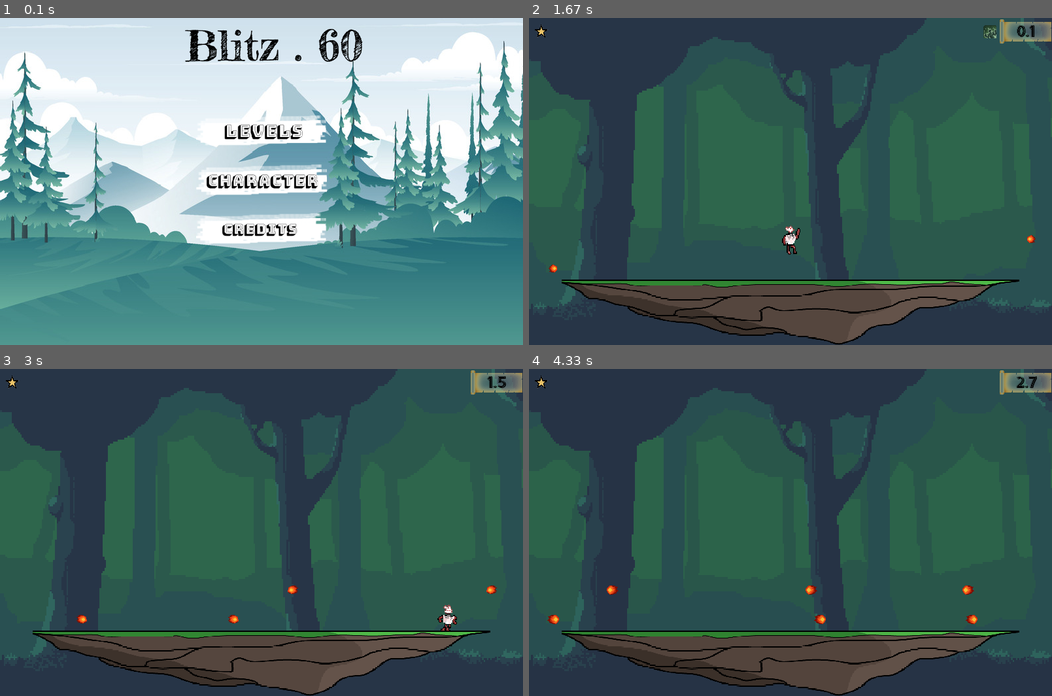
Above: before the commit, frames 1-4 (two rows, left to right).
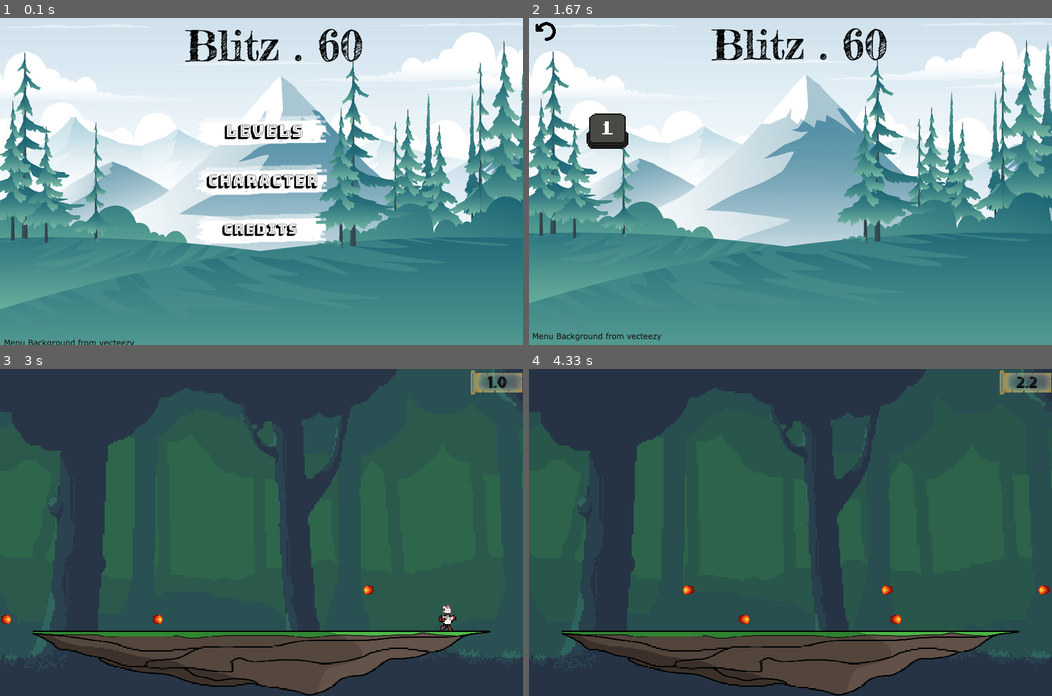
Above: after the commit, the same moments.

Repository: Glowecco/pygame-DodgeTheBeat
Game: pygame game, started from engine.py
Same seed, same stepped clock (60 frames per second), same inputs: the game is played once before the commit and once after it.
Inputs (mouse positions are in pixels of both pictures, inside the frame that each line leads up to):
- Up to frame 1 (0.1 s): no input
- Up to frame 2 (1.67 s): press the mouse at (769, 194) at 0.37 s; move the mouse to (863, 184) at 0.47 s; release the mouse at (957, 171) at 0.6 s; click (753, 194) at 0.8 s; press the mouse at (544, 31) at 1.1 s; move the mouse to (607, 73) at 1.2 s; move the mouse to (664, 116) at 1.3 s; release the mouse at (664, 116) at 1.33 s; press the mouse at (790, 129) at 1.5 s; move the mouse to (738, 129) at 1.6 s
- Up to frame 3 (3 s): release the mouse at (151, 480) at 1.73 s; press the mouse at (78, 480) at 1.9 s; move the mouse to (162, 565) at 2 s; release the mouse at (251, 650) at 2.13 s; hold X 2.27-2.73 s; hold Right 2.27-2.73 s; move the mouse to (313, 601) at 2.3 s; hold Right from 2.77 s (still down); move the mouse to (366, 437) at 2.8 s; tap X at 2.83 s
- Up to frame 4 (4.33 s): tap X at 3.13, 3.33, 3.67, 3.97 s; release Right at 3.23 s; hold Up 3.27-3.57 s; move the mouse to (664, 545) at 3.3 s; hold Right 3.6-4.07 s; move the mouse to (848, 437) at 3.63 s

The runs differ from the first frame. In frame 1, 0.2% of the frame differs, in the area x 0-26%, y 98-100%; in frame 2, 100%, in the area x 0-100%, y 0-100%; in frame 3, 0.5%; in frame 4, 0.6%.

Commit message:
complete game, level 1

Diff:
--- a/Class_obstacles.py
+++ b/Class_obstacles.py
@@ -187,7 +187,7 @@
         self.image_fireball = self.fireball[int(self.fireballCostume_Index)]
         self.image_fireball_flipped = pygame.transform.flip(self.image_fireball, True, False)
 
-        if self.timer_precise <=16:
+        if self.timer <16 or 28 < self.timer < 44:
             self.fireballCostume_Index += self.animationSpeed_1
             if self.fireballCostume_Index >= 7.6:
                 self.animationSpeed_1 = - 0.3
--- a/Class_player.py
+++ b/Class_player.py
@@ -87,7 +87,7 @@
         if self.rect.bottom >600:
             self.ALIVE = False
 
-    def movements(self):
+    def movements(self,skill_selection):
         keys = pygame.key.get_pressed()
         #jump
         if keys[pygame.K_UP] and 420 > self.rect.bottom >= 400 and 740>self.rect.x>33:
@@ -104,22 +104,25 @@
         else:
             self.running = False
         #skill
-        if keys[pygame.K_x] and self.on_cooldown == False:
-            self.pressed_time = int(pygame.time.get_ticks()/100)
-            self.on_cooldown = True
-            self.x_vel = 10
-            self.gravity -= 3
+        if skill_selection == 1:
+            if keys[pygame.K_x] and self.on_cooldown == False:
+                self.pressed_time = int(pygame.time.get_ticks()/100)
+                self.on_cooldown = True
+                self.x_vel = 10
+                self.gravity -= 3
+                Player.dash_on = False
+            if self.x_vel > 4:
+                self.x_vel -= 0.15
+            elif self.x_vel <4:
+                self.x_vel = 4
+            #skill cooldown (5 seconds)
+            if (self.pressed_time+50) == (int(pygame.time.get_ticks()/100)):
+                self.on_cooldown = False
+                Player.dash_on = True
+        elif skill_selection ==0:
             Player.dash_on = False
-        if self.x_vel > 4:
-            self.x_vel -= 0.15
-        elif self.x_vel <4:
-            self.x_vel = 4
-        #skill cooldown (5 seconds)
-        if (self.pressed_time+50) == (int(pygame.time.get_ticks()/100)):
-            self.on_cooldown = False
-            Player.dash_on = True
 
-    def update(self):
-        self.movements()
+    def update(self, skill_selection):
+        self.movements(skill_selection)
         self.physicsLogic()
         self.animation()
--- a/engine.py
+++ b/engine.py
@@ -1,12 +1,164 @@
 import pygame
+import webbrowser as wb
 from sys import exit
-
 from game import level1 #importing levels from "game.py"
+
+#Global
+winner = "cache"
+goBack_Button_coords = (25,45)
+total_coins = 0
+coin_coords = (750,10)
+skill_selection = 0
+
+#Character setting screen
+def characterSetting(screen):
+    global total_coins, skill_selection
+    goBack_show = "Dim"
+    right_arrow_show = "Dim"
+    left_arrow_show = "Dim"
+    right_arrow_mini_show = "Dim"
+    left_arrow_mini_show = "Dim"
+    #images
+    shopScreen = pygame.image.load('images_background/5.png').convert()
+    shopScreen = pygame.transform.scale(shopScreen, (800, 500))
+    goBack_button = pygame.image.load('images_buttons/goBackBut.png').convert_alpha()
+    goBack_button = pygame.transform.scale(goBack_button, (50, 50))
+    goBack_button_select = pygame.image.load('images_buttons/goBackBut_select.png').convert_alpha()
+    goBack_button_select = pygame.transform.scale(goBack_button_select, (50, 50))
+    coin_icon = pygame.image.load('images_icons/coinIcon.png').convert_alpha()
+    coin_icon = pygame.transform.scale(coin_icon, (50, 50))
+    rabbit_choice = pygame.image.load('images_player/playerRun/rabbit run -1.png').convert_alpha()
+    rabbit_choice = pygame.transform.scale(rabbit_choice, (120, 174))
+    left_arrow = pygame.image.load('images_buttons/left.png').convert_alpha()
+    left_arrow = pygame.transform.scale(left_arrow, (32, 64))
+    right_arrow = pygame.image.load('images_buttons/right.png').convert_alpha()
+    right_arrow = pygame.transform.scale(right_arrow, (32, 64))
+    left_arrow_select = pygame.image.load('images_buttons/left_select.png').convert_alpha()
+    left_arrow_select = pygame.transform.scale(left_arrow_select, (32, 64))
+    right_arrow_select = pygame.image.load('images_buttons/right_select.png').convert_alpha()
+    right_arrow_select = pygame.transform.scale(right_arrow_select, (32, 64))
+    skill_icon_dash = pygame.image.load('images_icons/dash.png').convert_alpha()
+    skill_icon_dash = pygame.transform.scale(skill_icon_dash, (48, 48))
+    left_arrow_mini = pygame.transform.scale(left_arrow, (16, 32))
+    right_arrow_mini = pygame.transform.scale(right_arrow, (16, 32))
+    left_arrow_mini_select = pygame.transform.scale(left_arrow_select, (16, 32))
+    right_arrow_mini_select = pygame.transform.scale(right_arrow_select, (16, 32))
+    no_skill = pygame.image.load('images_icons/no_skill.png').convert_alpha()
+    no_skill = pygame.transform.scale(no_skill, (45, 45))
+    #rects
+    rect_goBack = goBack_button.get_rect(midbottom = goBack_Button_coords)
+    rect_leftArrow_mini = left_arrow_mini.get_rect(midbottom = (342,285))
+    rect_rightArrow_mini = right_arrow_mini.get_rect(midbottom = (467,285))
+    rect_leftArrow = left_arrow.get_rect(midbottom = (285,170))
+    rect_rightArrow = right_arrow.get_rect(midbottom = (530,170))
+    #main loop
+    inCharSet = True
+    while inCharSet:
+        screen.blit(shopScreen, (0,0))
+        for event in pygame.event.get():
+            if event.type == pygame.QUIT:
+                pygame.quit()
+                exit()
+            elif event.type == pygame.MOUSEBUTTONDOWN:
+                if event.button == 1 and rect_goBack.collidepoint(event.pos):
+                    return(True)
+                elif event.button == 1 and rect_leftArrow_mini.collidepoint(event.pos):
+                    skill_selection = 1
+                elif event.button == 1 and rect_rightArrow_mini.collidepoint(event.pos):
+                    skill_selection = 0
+            if event.type == pygame.MOUSEMOTION:
+                if rect_goBack.collidepoint(event.pos):
+                    goBack_show = 'Light'
+                else:
+                    goBack_show = 'Dim'
+                if rect_leftArrow.collidepoint(event.pos):
+                    left_arrow_show = 'Light'
+                else:
+                    left_arrow_show = 'Dim'
+                if rect_rightArrow.collidepoint(event.pos):
+                    right_arrow_show = 'Light'
+                else:
+                    right_arrow_show = 'Dim'
+                if rect_leftArrow_mini.collidepoint(event.pos):
+                    left_arrow_mini_show = 'Light'
+                else:
+                    left_arrow_mini_show = 'Dim'
+                if rect_rightArrow_mini.collidepoint(event.pos):
+                    right_arrow_mini_show = 'Light'
+                else:
+                    right_arrow_mini_show = 'Dim'
+
+        if goBack_show == "Light":
+            screen.blit(goBack_button_select, rect_goBack)
+        else:
+            screen.blit(goBack_button, rect_goBack)
+
+        if left_arrow_show == "Light":
+            screen.blit(left_arrow_select, rect_leftArrow)
+        else:
+            screen.blit(left_arrow, rect_leftArrow)
+        if right_arrow_show == "Light":
+            screen.blit(right_arrow_select, rect_rightArrow)
+        else:
+            screen.blit(right_arrow, rect_rightArrow)
+
+        if left_arrow_mini_show == "Light":
+            screen.blit(left_arrow_mini_select, rect_leftArrow_mini)
+        else:
+            screen.blit(left_arrow_mini, rect_leftArrow_mini)
+
+        if right_arrow_mini_show == "Light":
+            screen.blit(right_arrow_mini_select, rect_rightArrow_mini)
+        else:
+            screen.blit(right_arrow_mini, rect_rightArrow_mini)
+
+        screen.blit(coin_icon, coin_coords)
+        textfont = pygame.font.Font('font/The Brownies.otf', 30)
+        text = textfont.render(str(total_coins), True, (0, 0, 0))
+        text = pygame.transform.rotate(text, -2)
+        screen.blit(text, (710,20))
+
+        screen.blit(rabbit_choice, (350,50))
+        textfont = pygame.font.Font('font/The Brownies.otf', 40)
+        text = textfont.render('Character:', True, (0, 0, 0))
+        screen.blit(text, (170,50))
+        text = textfont.render('Ability:', True, (0, 0, 0))
+        screen.blit(text, (220,250))
+        textfont = pygame.font.Font('font/OpenSans-Regular.ttf', 20)
+        text = textfont.render('Survive longer for more coins', True, (0, 0, 0))
+        screen.blit(text, (10,460))
+
+        if skill_selection == 0:
+            screen.blit(no_skill, (383,250))
+        elif skill_selection == 1:
+            screen.blit(skill_icon_dash, (383,250))
+            textfont = pygame.font.Font('font/OpenSans-Regular.ttf', 30)
+            text = textfont.render('press \'x\' key to Dash', True, (0, 0, 0))
+            screen.blit(text, (400,300))
+
+        pygame.display.update()
+        clock.tick(10)
 #Level selection screen
 def levelSelect(screen):
+    #constants
+    level1_Button_coords = (120,200)
+    #variables
+    level1_show = "UP"
+    goBack_show = "Light"
     #images
     menuScreen = pygame.image.load('images_background/menu.jpg').convert()
-    menuScreen = pygame.transform.scale(menuScreen, (810, 510))
+    menuScreen = pygame.transform.scale(menuScreen, (800, 500))
+    level1_button = pygame.image.load('images_buttons/key1_up.png').convert_alpha()
+    level1_button = pygame.transform.scale(level1_button, (64, 64))
+    level1_button_select = pygame.image.load('images_buttons/key1_down.png').convert_alpha()
+    level1_button_select = pygame.transform.scale(level1_button_select, (64, 64))
+    goBack_button = pygame.image.load('images_buttons/goBackBut.png').convert_alpha()
+    goBack_button = pygame.transform.scale(goBack_button, (50, 50))
+    goBack_button_select = pygame.image.load('images_buttons/goBackBut_select.png').convert_alpha()
+    goBack_button_select = pygame.transform.scale(goBack_button_select, (50, 50))
+    #rect
+    rect_level1 = level1_button.get_rect(midbottom = level1_Button_coords)
+    rect_goBack = goBack_button.get_rect(midbottom = goBack_Button_coords)
 
     #main loop
     inLevSel = True
@@ -17,11 +169,84 @@
             if event.type == pygame.QUIT:
                 pygame.quit()
                 exit()
+            elif event.type == pygame.MOUSEBUTTONDOWN:
+                if event.button == 1 and rect_level1.collidepoint(event.pos):
+                    return(False)
+                elif event.button == 1 and rect_goBack.collidepoint(event.pos):
+                    return(True)
+            if event.type == pygame.MOUSEMOTION:
+                if rect_level1.collidepoint(event.pos):
+                    level1_show = "DOWN"
+                else:
+                    level1_show = "UP"
+                if rect_goBack.collidepoint(event.pos):
+                    goBack_show = 'Light'
+                else:
+                    goBack_show = 'Dim'
+
+        if level1_show == "DOWN":
+            screen.blit(level1_button_select, rect_level1)
+        else:
+            screen.blit(level1_button, rect_level1)
+
+        if goBack_show == "Light":
+            screen.blit(goBack_button_select, rect_goBack)
+        else:
+            screen.blit(goBack_button, rect_goBack)
 
         pygame.display.update()
+        clock.tick(10)
+
+#Credits screen
+def credits(screen):
+    goBack_show = "Dim"
+    #images
+    creditsScreen = pygame.image.load('images_background/credits.jpg').convert()
+    creditsScreen = pygame.transform.scale(creditsScreen, (800, 500))
+    goBack_button = pygame.image.load('images_buttons/goBackBut.png').convert_alpha()
+    goBack_button = pygame.transform.scale(goBack_button, (50, 50))
+    goBack_button_select = pygame.image.load('images_buttons/goBackBut_select.png').convert_alpha()
+    goBack_button_select = pygame.transform.scale(goBack_button_select, (50, 50))
+    #rects
+    rect_goBack = goBack_button.get_rect(midbottom = goBack_Button_coords)
+    github_link = pygame.Rect(0,0,320,15)
+    github_link.midbottom = (490,320)
+    patreon_link = pygame.Rect(0,0,400,15)
+    patreon_link.midbottom = (50,498)
+
+    #main loop
+    inCredits = True
+    while inCredits:
+        screen.blit(creditsScreen, (0,0))
+        for event in pygame.event.get():
+            if event.type == pygame.QUIT:
+                pygame.quit()
+                exit()
+            elif event.type == pygame.MOUSEMOTION:
+                    if rect_goBack.collidepoint(event.pos):
+                        goBack_show = 'Light'
+                    else:
+                        goBack_show = 'Dim'
+            if event.type == pygame.MOUSEBUTTONDOWN:
+                if event.button == 1 and rect_goBack.collidepoint(event.pos):
+                    inCredits = False
+                elif event.button == 1 and github_link.collidepoint(event.pos):
+                    wb.open("https://github.com/Glowecco/pygame-DodgeTheBeat")
+                elif event.button == 1 and patreon_link.collidepoint(event.pos):
+                    wb.open("https://www.patreon.com/user?u=31429527")
+        if goBack_show == "Light":
+            screen.blit(goBack_button_select, rect_goBack)
+        else:
+            screen.blit(goBack_button, rect_goBack)
+        # pygame.draw.rect(screen, (0, 0, 255), github_link)
+        # pygame.draw.rect(screen, (0, 0, 255), patreon_link)
+        pygame.display.update()
+        clock.tick(10)
 
 #Menu screen
-def startMenu(screen):
+def startMenu(screen, earning):
+    global total_coins
+    total_coins += int(earning)
     #constants
     startButton_location = (400,200)
     charButton_location = (400, 275)
@@ -46,15 +271,16 @@
     creditBut = pygame.transform.scale(creditBut, (200, 55))
     creditBut_select = pygame.image.load('images_buttons/creditBut-.png').convert_alpha()
     creditBut_select = pygame.transform.scale(creditBut_select, (200, 55))
+    staricon = pygame.image.load('images_icons/star.png').convert_alpha()
+    staricon = pygame.transform.scale(staricon, (75, 51))
     #rects
-    startBut_rect = start_button.get_rect(midbottom = startButton_location)
+    levelBut_rect = start_button.get_rect(midbottom = startButton_location)
     charBut_rect = characterBut.get_rect(midbottom = charButton_location)
     creditBut_rect = creditBut.get_rect(midbottom = creditButton_location)
 
     #main loop
     inMenu = True
     while inMenu:
-
         #display menu background
         screen.blit(menuScreen, (0,0))
 
@@ -64,10 +290,16 @@
                 pygame.quit()
                 exit()
             elif event.type == pygame.MOUSEBUTTONDOWN:
-                if event.button == 1 and startBut_rect.collidepoint(event.pos):
-                    inMenu = False
+                if event.button == 1 and levelBut_rect.collidepoint(event.pos):
+                    inMenu = levelSelect(screen)
+                elif event.button == 1 and creditBut_rect.collidepoint(event.pos):
+                    credits(screen)
+                    screen.blit(menuScreen, (0,0))
+                elif event.button == 1 and charBut_rect.collidepoint(event.pos):
+                    characterSetting(screen)
+                    screen.blit(menuScreen, (0,0))
             if event.type == pygame.MOUSEMOTION:
-                    if startBut_rect.collidepoint(event.pos):
+                    if levelBut_rect.collidepoint(event.pos):
                         startBut_show = "Black"
                     else:
                         startBut_show = "White"
@@ -79,20 +311,24 @@
                         creditBut_show = "Black"
                     else:
                         creditBut_show = "White"
-        if startBut_show == "Black":
-            screen.blit(start_button_select, startBut_rect)
-        else:
-            screen.blit(start_button, startBut_rect)
-        if characterBut_show == "Black":
-             screen.blit(characterBut_select, charBut_rect)
-        else:
-            screen.blit(characterBut, charBut_rect)
-        if creditBut_show == "Black":
-             screen.blit(creditBut_select, creditBut_rect)
-        else:
-            screen.blit(creditBut, creditBut_rect)
+        if inMenu == True:
+            if startBut_show == "Black":
+                screen.blit(start_button_select, levelBut_rect)
+            else:
+                screen.blit(start_button, levelBut_rect)
+            if characterBut_show == "Black":
+                screen.blit(characterBut_select, charBut_rect)
+            else:
+                screen.blit(characterBut, charBut_rect)
+            if creditBut_show == "Black":
+                screen.blit(creditBut_select, creditBut_rect)
+            else:
+                screen.blit(creditBut, creditBut_rect)
         #update
+        if winner == True:
+            screen.blit(staricon, (-20,-5))
         pygame.display.update()
+        clock.tick(10)
 
 #window setup
 pygame.init()
@@ -106,6 +342,16 @@
 
 #START
 while True:
-    startMenu(screen)
-    level1(screen, clock, font, textfont)
+    if winner == True:
+        startMenu(screen, 60)
+    elif type(winner) == float:
+        startMenu(screen, winner)
+    else:
+        startMenu(screen, 0)
+
+    if winner == True:
+        level1(screen, clock, font, textfont, winner, skill_selection)
+    else:
+        winner = level1(screen, clock, font, textfont, winner, skill_selection)
+
     # level2(screen, clock)
--- a/game.py
+++ b/game.py
@@ -6,7 +6,7 @@
 
 from sys import exit
 
-def level1(screen, clock, font, textfont):
+def level1(screen, clock, font, textfont, winner, skill_selection):
     # setup
     pygame.init()
     volume = 0.5
@@ -149,7 +149,7 @@
 
         #update and draw player
         if death == False:
-            player.update()
+            player.update(skill_selection)
         player.draw(screen)
 
         if ingame_timer >= 15.5 and flash > 0:
@@ -160,7 +160,8 @@
 
         #draw icon and timer
         screen.blit(cornerbox, (710,0))
-        screen.blit(staricon, (-20,-5))
+        if winner == True:
+            screen.blit(staricon, (-20,-5))
         if Player.dash_on == True:
             dashicon.set_alpha(dashicon_fade)
             if dashicon_fade < 255:
@@ -338,11 +339,16 @@
         #rect
     rect_backBut = backBut.get_rect(midbottom = (550,520))
         #variables
-    backBut_show = "Black"
     gameover_screen = random.choice([end1, end2, end3, end4, end5])
 
     #win
     if win == True:
+        backBut_show = "Green"
+        black_surface = pygame.Surface((800, 500))
+        black_surface.fill((0, 0, 0))
+        screen.blit(black_surface, (0, 0))
+        rect_backBut.midbottom = (630,480)
+
         winscreen = True
         while winscreen:
             for event in pygame.event.get():
@@ -351,27 +357,38 @@
                     exit()
                 elif event.type == pygame.MOUSEMOTION:
                     if rect_backBut.collidepoint(event.pos):
+                        backBut_show = "White"
+                    else:
                         backBut_show = "Green"
-                    else:
-                        backBut_show = "Black"
                 if event.type == pygame.MOUSEBUTTONDOWN:
                     if event.button == 1 and rect_backBut.collidepoint(event.pos):
-                        backBut_show = "White"
+                        backBut_show = "Black"
                 elif event.type == pygame.MOUSEBUTTONUP:
                     if event.button == 1 and rect_backBut.collidepoint(event.pos):
-                        endscreen = False
+                        winscreen = False
             if backBut_show == "Black":
                 screen.blit(backBut, rect_backBut)
             elif backBut_show == "Green":
                 screen.blit(backBut_select, rect_backBut)
             else:
                 screen.blit(backBut_click, rect_backBut)
-            screen.blit(gameover_screen,(0,0))
+
+            textfont = pygame.font.Font('font/The Brownies.otf', 50)
+            text = textfont.render('You Survived 60 Seconds!', True, (180,214,178))
+            screen.blit(text, (250,150))
+            text = textfont.render('Level 2, Unlocked', True, (180,214,178))
+            screen.blit(text, (250,185))
+            textfont = pygame.font.Font('font/OpenSans-Regular.ttf', 25)
+            text = textfont.render('You earned a \'winner star\' on the top left', True, (180,214,178))
+            screen.blit(text, (50,300))
+
             pygame.display.update()
             #fps
             clock.tick(30)
+        return(True)
     else:
         #gameover
+        backBut_show = "Black"
         coords = (570,240)
         endscreen_alpha=0
         dialogue = random.randint(1,2)
@@ -725,7 +742,7 @@
                         backBut_show = "White"
                 elif event.type == pygame.MOUSEBUTTONUP:
                     if event.button == 1 and rect_backBut.collidepoint(event.pos):
-                        endscreen = False
+                        return(ingame_timer)
             if backBut_show == "Black":
                 screen.blit(backBut, rect_backBut)
             elif backBut_show == "Green":
Binary file added: images_background/5.png
Binary file added: images_background/credits.jpg
Binary file changed: images_background/menu.jpg
Binary file removed: images_background/sky.png
Binary file added: images_buttons/goBackBut.png
Binary file added: images_buttons/goBackBut_select.png
Binary file added: images_buttons/key1_down.png
Binary file added: images_buttons/key1_up.png
Binary file added: images_buttons/left.png
Binary file added: images_buttons/left_select.png
Binary file added: images_buttons/right.png
Binary file added: images_buttons/right_select.png
(and 2 more such lines)
